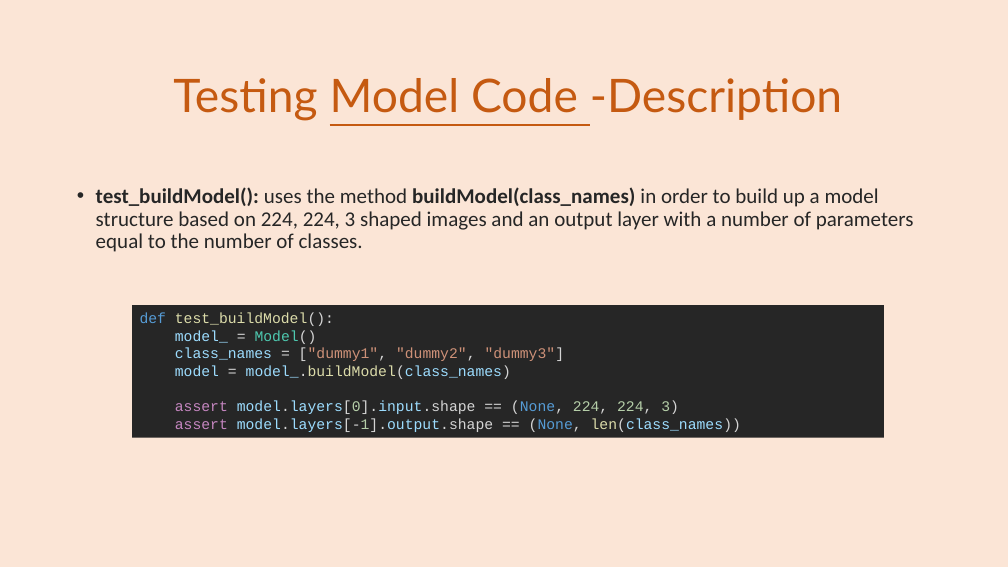
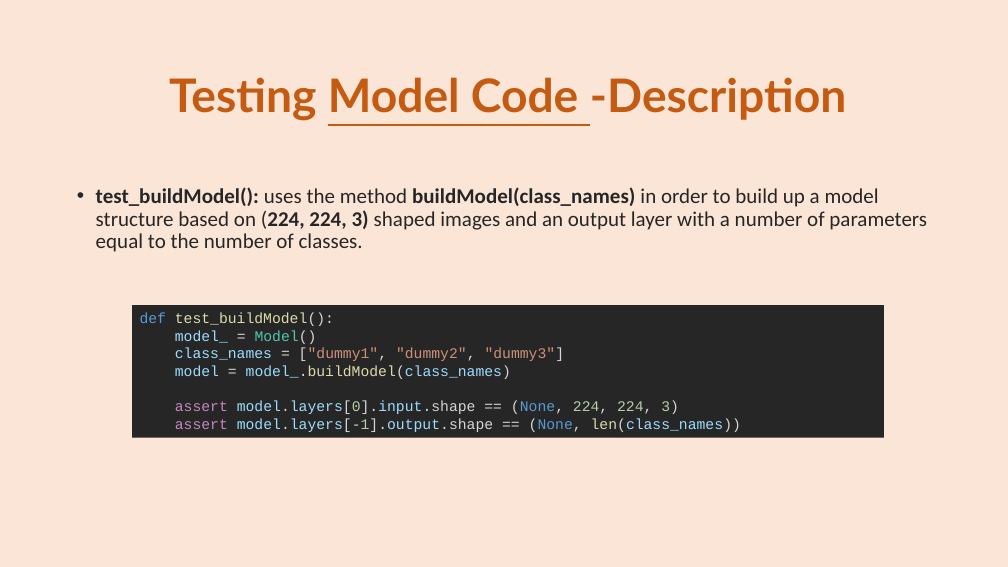
Before and after one commit to se4ai2223-uniba/architectural-style-recognition, a slide deck: slide 15 of docs/ArchiNet Team-Milestone 3.pptx (slide 14 before the commit). Drawn at 1008x567 pixels with LibreOffice and Linux fonts; fonts in the diff are those of the drawing. Boxes give left, top, right and bottom in pixels: in the first picture for what was removed or moved away, otherwise in the second. Text is boxed around its words. In the diff, an @@ line names an element or a change of style, - is before the commit and + after.

```diff
--- a/docs/ArchiNet Team-Milestone 3.pptx
+++ b/docs/ArchiNet Team-Milestone 3.pptx
@@ title "Testing Model Code -Description" at [169,77,846,121]: bold on @@
@@ text at [96,187,927,252]: text changed @@
-• test_buildModel(): uses the method buildModel(class_names) in order to build up a model structure based on 224, 224, 3 shaped images and an output layer with a number of parameters equal to the number of classes.
+• test_buildModel(): uses the method buildModel(class_names) in order to build up a model structure based on (224, 224, 3) shaped images and an output layer with a number of parameters equal to the number of classes.
```
Also in this commit, not shown: 19 other slides changed, 1 slide added, 1 slide removed.
